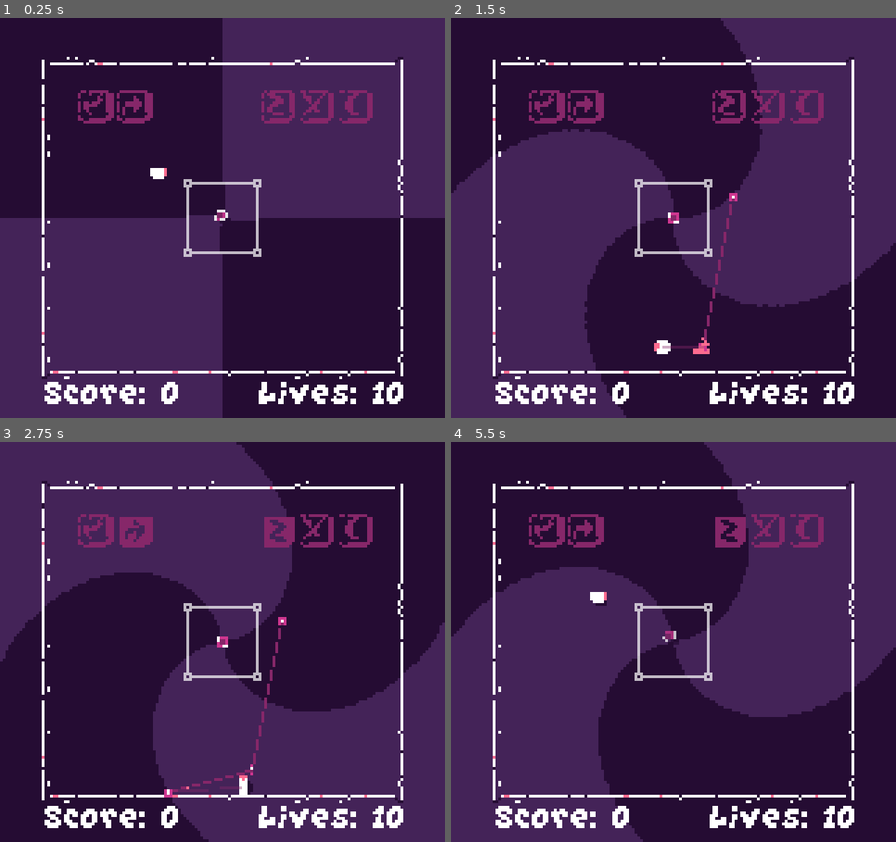
Above: before the commit, frames 1-4 (two rows, left to right).
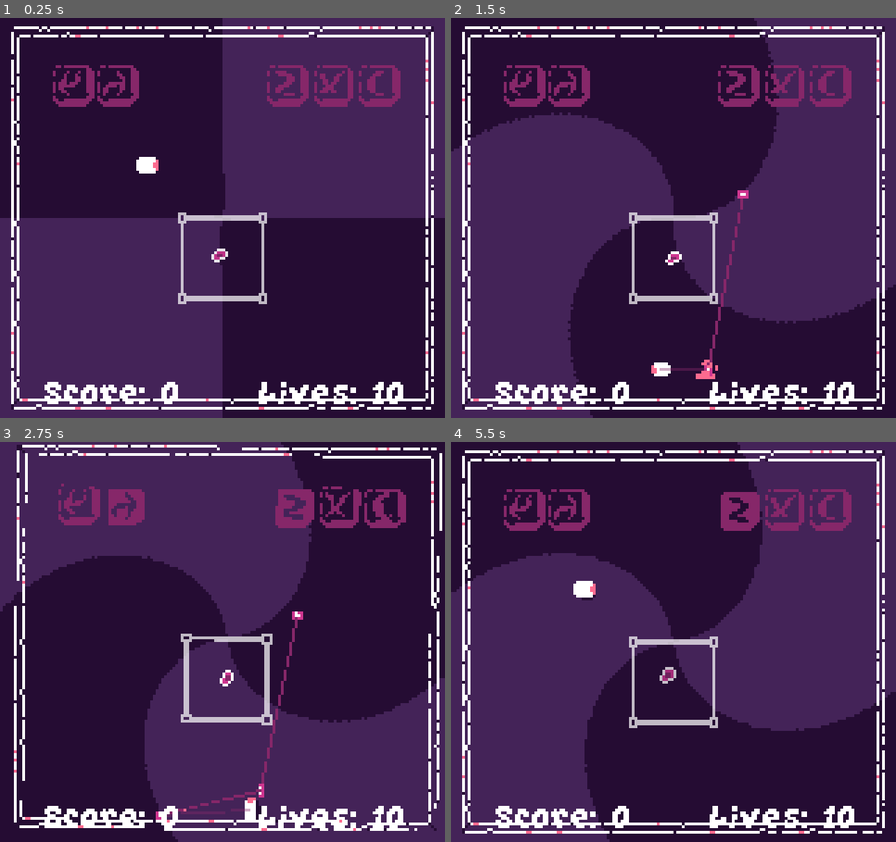
Above: after the commit, the same moments.

Repository: EdBarrancos/Signal
Game: Godot game, scene res://Game/Scenes/Game.tscn
Same seed, same stepped clock (60 frames per second), same inputs: the game is played once before the commit and once after it. Sound files missing from this copy of the repository are replaced by a short silence.
Inputs (mouse positions are in pixels of both pictures, inside the frame that each line leads up to):
- Up to frame 1 (0.25 s): no input
- Up to frame 2 (1.5 s): tap Enter at 0.5 s; move the mouse to (771, 198) at 0.52 s; hold D (RIGHT) 0.53-1.28 s; hold Z (BOOST) 0.53-1.28 s; click (771, 198) at 0.67 s; tap X (CHORD) at 0.8, 1.35 s; move the mouse to (584, 238) at 1.27 s; hold Down from 1.28 s (still down)
- Up to frame 3 (2.75 s): tap Z (BOOST) at 1.55 s; move the mouse to (267, 554) at 2.02 s; release Down at 2.03 s; hold D (RIGHT) from 2.03 s (still down); hold Z (BOOST) from 2.03 s (still down); tap X (CHORD) at 2.3 s
- Up to frame 4 (5.5 s): move the mouse to (651, 722) at 2.77 s; release D (RIGHT) at 2.78 s; release Z (BOOST) at 2.78 s; hold Up 2.78-3.53 s; tap X (CHORD) at 2.85, 3.8, 5.3 s; click (651, 722) at 2.92 s; tap Z (BOOST) at 3.05, 4.55 s; move the mouse to (807, 702) at 3.52 s; hold C (CLEAR CHORDS) 3.53-4.28 s; hold A (LEFT) 3.53-5.03 s; move the mouse to (540, 582) at 4.27 s; tap Q (GO_TO_ENDSCREEN) at 4.35 s; move the mouse to (695, 642) at 5.02 s; hold Down from 5.03 s (still down); hold Z (BOOST) from 5.03 s (still down); click (695, 642) at 5.17 s

The runs differ from the first frame. In frame 1, 11% of the frame differs, in the area x 2-98%, y 2-98%; in frame 2, 19%; in frame 3, 20%, in the area x 0-100%, y 0-100%; in frame 4, 18%.
Error before the commit: Attempt to call function 'start' in base 'null instance' on a null instance. (res://Stages/Arena/Scripts/InitialGameState.gd:25)

Commit message:
Remove old tutorial from scene

Diff:
--- a/project/Stages/Arena/Scenes/Arena.tscn
+++ b/project/Stages/Arena/Scenes/Arena.tscn
@@ -50,13 +50,16 @@
 camera_path = NodePath("Camera")
 
 [node name="Position2D" type="Position2D" parent="GameStates/InitialGameState"]
-position = Vector2( 80, 72 )
+position = Vector2( 80, 88 )
 
 [node name="Camera" type="Camera2D" parent="GameStates/InitialGameState"]
 position = Vector2( 80, 72 )
 rotating = true
 zoom = Vector2( 1.1, 1.1 )
 script = ExtResource( 2 )
+__meta__ = {
+"_edit_lock_": true
+}
 maxOffSet = 100
 maxAngle = 30
 powerTraumaTo = 2
@@ -69,7 +72,7 @@
 collision_layer = 0
 collision_mask = 0
 format = 1
-tile_data = PoolIntArray( 196611, 0, 0, 196612, 0, 131073, 196613, 0, 2, 262147, 0, 65538, 262149, 0, 65536, 327683, 0, 131072, 327684, 0, 1, 327685, 0, 131074 )
+tile_data = PoolIntArray( 262147, 0, 0, 262148, 0, 1, 262149, 0, 2, 327683, 0, 65536, 327685, 0, 65536, 393219, 0, 131072, 393220, 0, 1, 393221, 0, 131074 )
 
 [node name="Tutorial2" type="Node2D" parent="GameStates/InitialGameState"]
 z_index = -1
@@ -120,6 +123,9 @@
 current = true
 zoom = Vector2( 1.3, 1.3 )
 script = ExtResource( 2 )
+__meta__ = {
+"_edit_lock_": true
+}
 maxOffSet = 100
 maxAngle = 30
 powerTraumaTo = 2
@@ -132,9 +138,6 @@
 default_current_camera = NodePath("../../InitialGameState/Camera")
 default_target_camera = NodePath("../Camera")
 default_ease_out = 1
-
-[node name="Position2D" type="Position2D" parent="GameStates/NormalGameState"]
-position = Vector2( 80, 72 )
 
 [node name="CanvasLayer" type="CanvasLayer" parent="GameStates/NormalGameState"]
 script = ExtResource( 14 )
@@ -176,6 +179,9 @@
 
 [node name="Center" type="Position2D" parent="."]
 position = Vector2( 80, 72 )
+__meta__ = {
+"_edit_lock_": true
+}
 
 [connection signal="collision" from="Player" to="." method="_on_Player_collision"]
 [connection signal="new_fence" from="Player" to="." method="_on_Player_new_fence"]
--- a/project/Stages/Arena/Scripts/InitialGameState.gd
+++ b/project/Stages/Arena/Scripts/InitialGameState.gd
@@ -6,7 +6,6 @@
 
 onready var enemy_position = $Position2D;
 onready var note_spawner = $"../../Spawner";
-onready var tutorial = $Tutorial
 onready var new_tutorial = $Tutorial2
 onready var state_camera = $Camera
 onready var tilemap = $TileMap
@@ -22,7 +21,6 @@
 func start():
 	set_process(true)
 	spawn_note()
-	tutorial.start()
 	state_camera.show()
 	state_camera.current = true
 	tilemap.show()
@@ -30,7 +28,6 @@
 
 func stop():
 	set_process(false)
-	tutorial.hide()
 	state_camera.hide()
 	tilemap.hide()
 	new_tutorial.hide()
@@ -47,8 +44,6 @@
 func on_note_killed():
 	if murderer:
 		spawn_note()
-		tutorial.set_kill_tip(true)
-		tutorial.set_capture_tip(true)
 		murderer = false
 
 func on_note_caught():
@@ -56,16 +51,5 @@
 
 func finish():
 	set_process(false)
-	tutorial.hide()
 	tilemap.hide()
 	new_tutorial.hide()
-
-func _process(_delta):
-	if Input.is_action_just_pressed("LEFT"):
-		tutorial.set_left(false)
-	elif Input.is_action_just_pressed("RIGHT"):
-		tutorial.set_right(false)
-	elif Input.is_action_just_pressed("CHORD"):
-		tutorial.set_pin(false)
-	elif Input.is_action_just_pressed("BOOST"):
-		tutorial.set_boost(false)
--- a/project/Stages/Arena/Scripts/NormalGameState.gd
+++ b/project/Stages/Arena/Scripts/NormalGameState.gd
@@ -2,8 +2,6 @@
 
 onready var camera_transition = $CameraTransiction
 onready var spawner = $"../../Spawner"
-
-onready var temp_position = $Position2D
 
 onready var score_lives_label = $CanvasLayer
 
